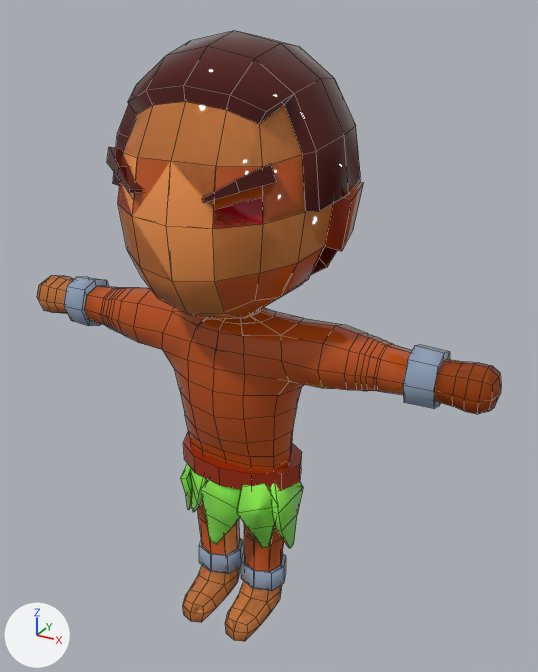
The FBX model Assets/Model/Character/Tribal 1.fbx, before and after one commit.
Before and after are seen from a camera (50 mm lens) standing at (1.25, -2.05, 2.21) and looking at (0.08, 0.07, 1.15). Every picture has the same lights, and +X, +Y and +Z are marked at lower left. Mesh edges are drawn as thin lines. Where no turn or scale is listed for an object, it has been applied to the vertices. Vertices at the same position are counted once.

Objects in the first picture: 'Cube', 'Cube.003', 'Enemy 1', 'Main Character'.
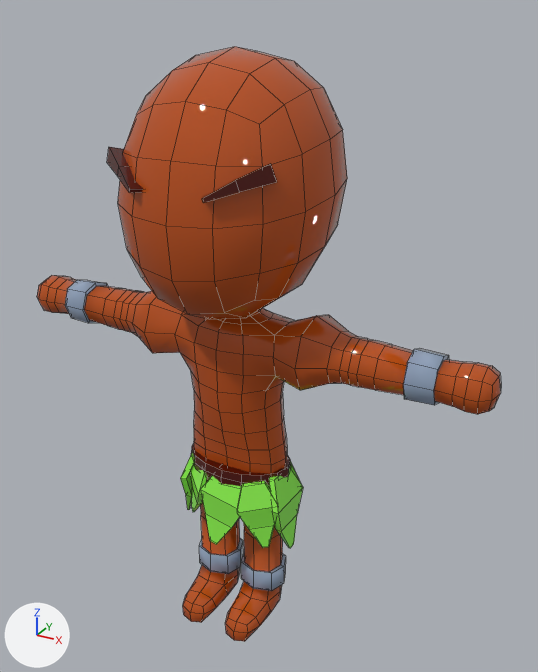
Commit message: new enemy

Where the change shows, as pixel boxes (x1, y1, x2, y2) in the pictures (538 x 672 px; the box of a moved part takes in the faces that stretch with it):
```json
{"object": "Main Character", "change": "reshaped", "before": [37, 102, 501, 642], "after": [37, 47, 501, 642]}
{"object": "Enemy 1", "change": "deleted", "before": [64, 30, 450, 591], "on screen": "brown"}
{"object": "Cube.003", "change": "reshaped", "before": [181, 432, 303, 548], "after": [181, 454, 303, 548]}
{"object": "Cylinder", "change": "added", "after": [191, 444, 291, 488], "on screen": "brown"}
{"part": 1, "of": "me_cube_005", "change": "deleted", "before": [183, 432, 302, 491], "on screen": "red"}
{"part": 3, "of": "me_cube_002", "change": "moved or reshaped", "after": [267, 315, 449, 405], "on screen": "not visible before"}
{"part": 4, "of": "me_cube_002", "change": "moved or reshaped", "after": [65, 280, 183, 353], "on screen": "not visible before"}
{"part": 5, "of": "me_cube_002", "change": "added", "after": [199, 538, 286, 591]}
{"part": 6, "of": "me_cube_002", "change": "surface changed", "before": [37, 102, 501, 642], "after": [37, 47, 501, 642]}
```

Scene script edits in JSON lines:
```json
{"block": "me_cube_002", "where": "# used by ob_main_character; location = (0.0, 0.0, 0.0)"}
{"op": "remove", "block": "me_cube_002", "code": "me_cube_002.from_pydata(...)  # 624 vertices, 620 faces; spans x -0.9..0.9, y -0.39..0.35, z 0.01..2.11"}
{"op": "add", "block": "me_cube_002", "code": "me_cube_002.from_pydata(...)  # 688 vertices, 684 faces; spans x -0.9..0.9, y -0.39..0.35, z 0.01..2.11"}
{"block": "me_cube_002", "change": "me_cube_002 part 3: 17 vertices moved from x 0.22..0.38, y -0.1..0.08, z 1.07..1.25 to x 0.21..0.39, y -0.16..0.13, z 1.04..1.3; 16 vertices added at x 0.63..0.73, y -0.1..0.07, z 1.09..1.25"}
{"block": "me_cube_002", "change": "me_cube_002 part 4: 17 vertices moved from x -0.38..-0.22, y -0.1..0.08, z 1.07..1.25 to x -0.39..-0.21, y -0.16..0.13, z 1.04..1.3; 16 vertices added at x -0.73..-0.63, y -0.1..0.07, z 1.09..1.25"}
{"block": "me_cube_002", "change": "me_cube_002 part 5: 32 vertices added at x -0.19..0.19, y -0.1..0.07, z 0.14..0.23"}
{"block": "me_cube_002", "change": "me_cube_002 part 6: 588 kept faces spanning x -0.9..0.9, y -0.39..0.35, z 0.01..2.11 get new texture (UV) coordinates"}
{"block": "me_cube_005", "where": "# used by ob_cube_003; location = (-0.116, -0.095, 0.543); rotation_euler = (-1.571, -0.187, 2.401), in degrees (-90, -11, 138); scale = (-0.00113, -0.00113, -0.0000891)"}
{"op": "remove", "block": "me_cube_005", "code": "me_cube_005.from_pydata(...)  # 152 vertices, 126 faces; spans x -200.0..245.0, y -186.0..178.0, z -880.0..3944.0"}
{"op": "add", "block": "me_cube_005", "code": "me_cube_005.from_pydata(...)  # 128 vertices, 112 faces; spans x -200.0..245.0, y -186.0..150.0, z -880.0..3944.0"}
{"block": "me_cube_005", "change": "me_cube_005 part 1: the loose piece of 24 vertices spanning x -189.0..186.0, y 45.0..178.0, z -589.0..3917.0 is deleted"}
{"block": "me_cube_005", "change": "me_cube_005 part 2: the surface is now shaded flat"}
{"op": "add", "block": "me_cylinder", "code": ["me_cylinder = bpy.data.meshes.new('Cylinder')", "me_cylinder.from_pydata(...)  # 48 vertices, 34 faces; spans x -0.204..0.204, y -0.135..0.135, z -0.031..0.031", "me_cylinder.materials.append(mat_material)  # picture img_pallete_3_png"]}
{"op": "remove", "block": "ob_enemy_1", "code": ["ob_enemy_1 = bpy.data.objects.new('Enemy 1', me_cube_001)", "ob_enemy_1.location = (0.0, 0.0, 0.0)"]}
{"op": "add", "block": "ob_cylinder", "code": ["ob_cylinder = bpy.data.objects.new('Cylinder', me_cylinder)", "ob_cylinder.location = (0.0, -0.012, 0.654)"]}
```
